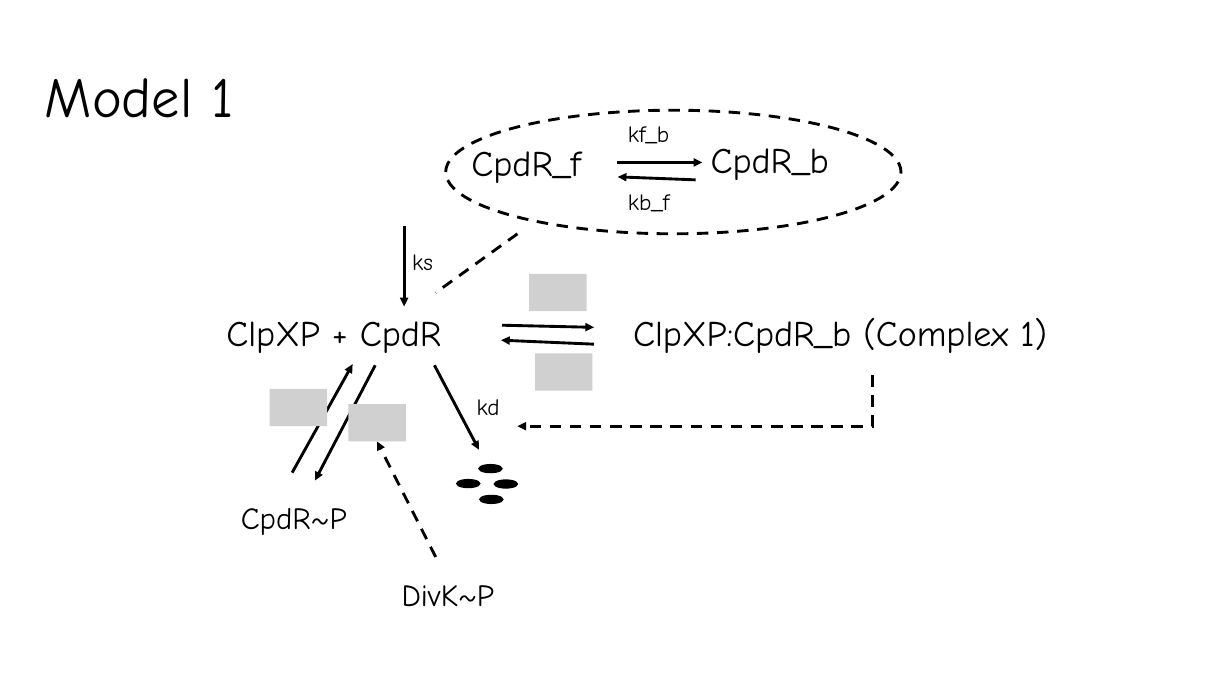
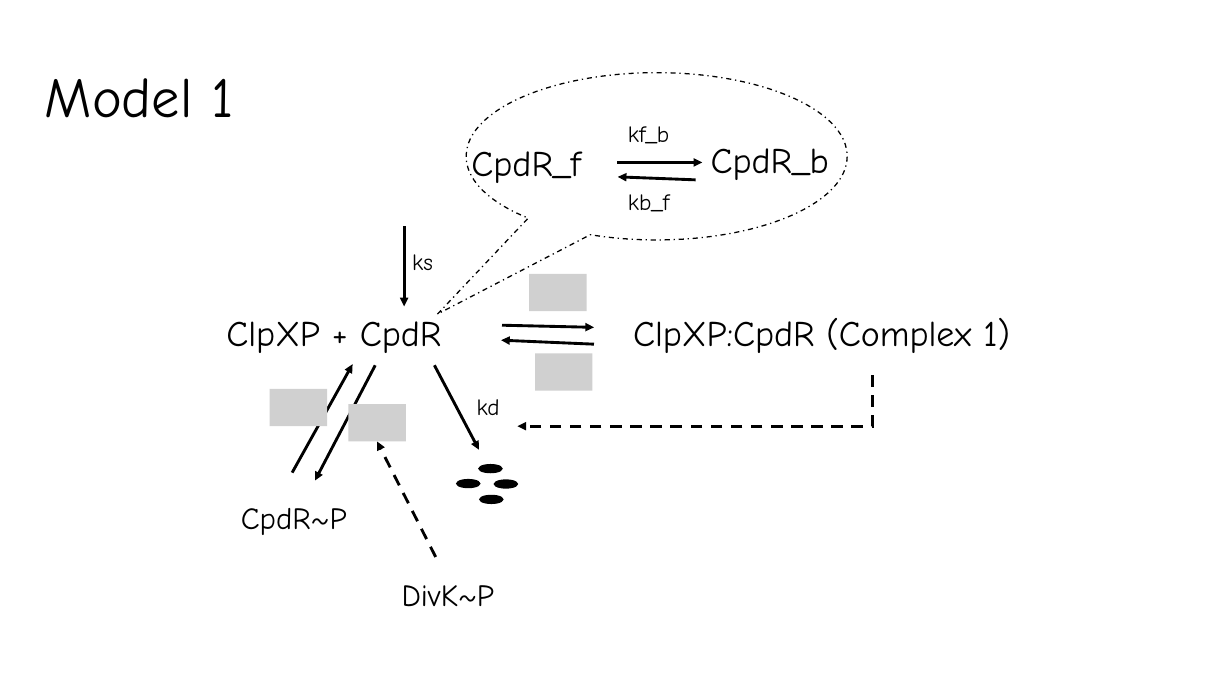
Before and after one commit to fly2Universe/CS6824, a slide deck: slide 3 of CS6824FinalPresentation.pptx. Drawn at 1232x693 pixels with LibreOffice and Linux fonts; fonts in the diff are those of the drawing; grey boxes stand for pictures. Boxes give left, top, right and bottom in pixels: in the first picture for what was removed or moved away, otherwise in the second. Text is boxed around its words. In the diff, an @@ line names an element or a change of style, - is before the commit and + after.

```diff
--- a/CS6824FinalPresentation.pptx
+++ b/CS6824FinalPresentation.pptx
@@ speech bubble added at (467,73,848,240), fill #FFFFFF, outline #000000 1 pt dashed @@
@@ ellipse removed at (445,110,901,234) @@
@@ line removed from (518, 234) to (436, 293) @@
@@ text at (226,318,1010,353): text changed @@
-ClpXP + CpdR ClpXP:CpdR_b (Complex 1)
+ClpXP + CpdR ClpXP:CpdR (Complex 1)
```
Also in this commit, not shown: 1 other slide changed, 3 slides added.
